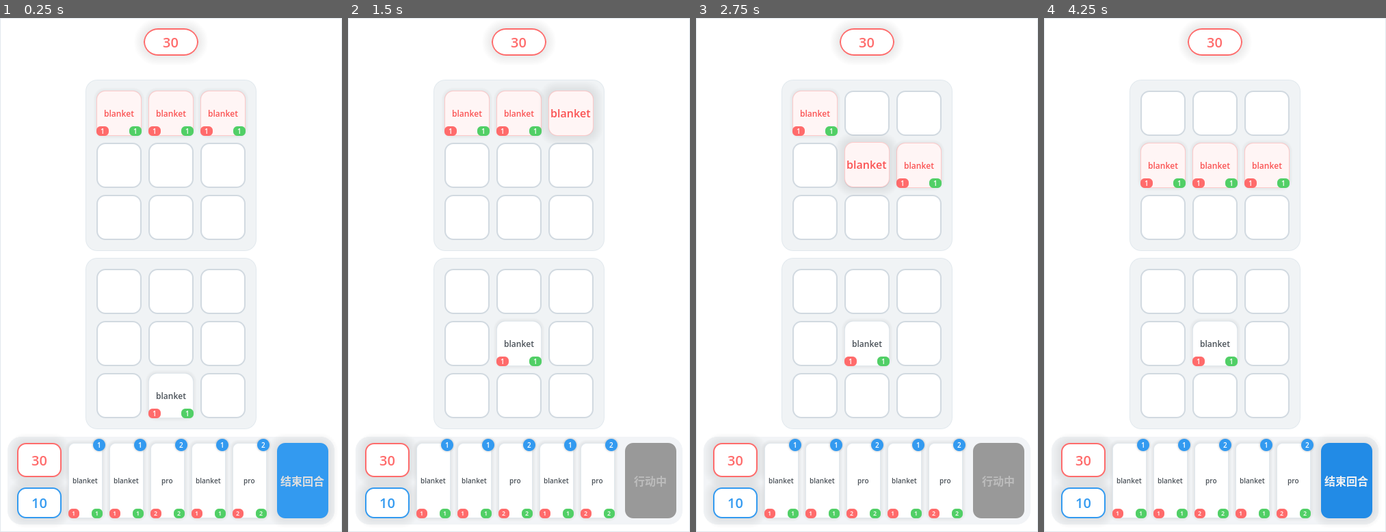
Above: before the commit, frames 1-4 (left to right).
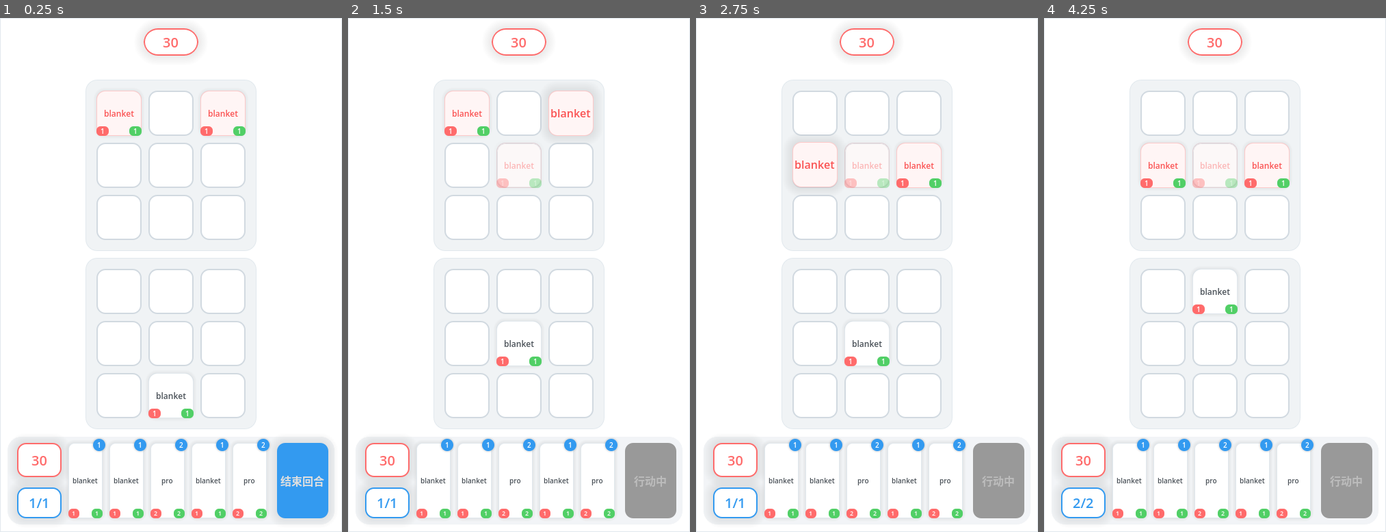
Above: after the commit, the same moments.

Repository: 0verDay/nsoc
Game: Godot game, scene res://scenes/Main.tscn
The game is run twice, just before and just after one commit, with the same random seed, the same clock (stepped at 60 frames per second) and the same inputs.
Inputs (mouse positions are in pixels of both pictures, inside the frame that each line leads up to):
- Up to frame 1 (0.25 s): no input
- Up to frame 2 (1.5 s): click "结束回合" at 0.5 s; tap Enter at 1.25 s; move the mouse to (594, 249) at 1.27 s
- Up to frame 3 (2.75 s): move the mouse to (798, 300) at 2.02 s
- Up to frame 4 (4.25 s): move the mouse to (1249, 161) at 2.77 s; click (1344, 480) at 3.5 s, where only the run after the commit has a clickable "结束回合"

The runs differ from the first frame. In frame 1, 0.3% of the frame differs, in the area x 8-57%, y 14-96%; in frame 2, 0.5%; in frame 3, 0.9%; in frame 4, 3.0%, in the area x 8-96%, y 24-98%.

Commit message:
update dev_gd
完成了MVP版

Diff:
--- a/dev_gd/nsoc/data/test_card.json
+++ b/dev_gd/nsoc/data/test_card.json
@@ -1,18 +1,18 @@
 [
   {
-    "name": "blanket",
-    "type": "单位",
-    "cost": 1,
-    "health": 1,
-    "attack": 1,
-    "count": 5
+	"name": "blanket",
+	"type": "单位",
+	"cost": 1,
+	"health": 1,
+	"attack": 1,
+	"count": 5
   },
   {
-    "name": "pro",
-    "type": "单位",
-    "cost": 2,
-    "health": 2,
-    "attack": 2,
-    "count": 3
+	"name": "pro",
+	"type": "单位",
+	"cost": 2,
+	"health": 2,
+	"attack": 2,
+	"count": 3
   }
 ]
--- a/dev_gd/nsoc/data/test_hero.json
+++ b/dev_gd/nsoc/data/test_hero.json
@@ -1,8 +1,8 @@
 {
   "player": {
-    "health": 30
+	"health": 30
   },
   "enemy": {
-    "health": 30
+	"health": 30
   }
 }
--- a/dev_gd/nsoc/data/test_level.json
+++ b/dev_gd/nsoc/data/test_level.json
@@ -1,28 +1,33 @@
 {
   "initial_units": [
-    {
-      "name": "blanket",
-      "faction": 1,
-      "positions": [
-        { "row": 0, "col": 0 },
-        { "row": 0, "col": 1 },
-        { "row": 0, "col": 2 }
-      ]
-    },
-    {
-      "name": "blanket",
-      "faction": 0,
-      "positions": [
-        { "row": 5, "col": 1 }
-      ]
-    }
+	{
+	  "name": "blanket",
+	  "faction": 1,
+	  "positions": [
+		{ "row": 0, "col": 0 },
+		{ "row": 0, "col": 2 }
+	  ]
+	},
+	{
+	  "name": "blanket",
+	  "faction": 0,
+	  "positions": [
+		{ "row": 5, "col": 1 }
+	  ]
+	}
   ],
   "spawners": [
-    {
-      "name": "blanket",
-      "faction": 1,
-      "position": { "row": 1, "col": 1 },
-      "interval": 2
-    }
+	{
+	  "name": "blanket",
+	  "faction": 1,
+	  "position": { "row": 1, "col": 1 },
+	  "interval": 2
+	},
+	{
+	  "name": "pro",
+	  "faction": 1,
+	  "position": { "row": 0, "col": 1 },
+	  "interval": 3
+	}
   ]
 }
--- a/dev_gd/nsoc/project.godot
+++ b/dev_gd/nsoc/project.godot
@@ -20,6 +20,12 @@
 window/size/viewport_width=500
 window/size/viewport_height=750
 window/stretch/mode="canvas_items"
+window/stretch/aspect="expand"
+window/handheld/orientation="portrait"
+
+[input_devices]
+
+pointing/emulate_touch_from_mouse=true
 
 [physics]
 
@@ -28,3 +34,4 @@
 [rendering]
 
 rendering_device/driver.windows="d3d12"
+textures/vram_compression/import_etc2_astc=true
--- a/dev_gd/nsoc/scenes/Main.tscn
+++ b/dev_gd/nsoc/scenes/Main.tscn
@@ -1,8 +1,8 @@
-[gd_scene load_steps=2 format=3]
+[gd_scene format=3 uid="uid://lwjsappnycks"]
 
-[ext_resource type="Script" path="res://scripts/main.gd" id="1_m5jxw"]
+[ext_resource type="Script" uid="uid://d2h36dq3c0iij" path="res://scripts/main.gd" id="1_m5jxw"]
 
-[node name="Main" type="Control"]
+[node name="Main" type="Control" unique_id=801146258]
 layout_mode = 3
 anchors_preset = 15
 anchor_right = 1.0
@@ -11,7 +11,7 @@
 grow_vertical = 2
 script = ExtResource("1_m5jxw")
 
-[node name="Bg" type="Panel" parent="."]
+[node name="Bg" type="Panel" parent="." unique_id=713701461]
 layout_mode = 1
 anchors_preset = 15
 anchor_right = 1.0
@@ -19,14 +19,18 @@
 grow_horizontal = 2
 grow_vertical = 2
 
-[node name="EnemyHpPnl" type="Panel" parent="."]
-layout_mode = 0
-offset_left = 210.0
+[node name="EnemyHpPnl" type="Panel" parent="." unique_id=1348457210]
+layout_mode = 1
+anchors_preset = 5
+anchor_left = 0.5
+anchor_right = 0.5
+offset_left = -40.0
 offset_top = 15.0
-offset_right = 290.0
+offset_right = 40.0
 offset_bottom = 55.0
+grow_horizontal = 2
 
-[node name="EnemyHealthLabel" type="Label" parent="EnemyHpPnl"]
+[node name="EnemyHealthLabel" type="Label" parent="EnemyHpPnl" unique_id=1092376193]
 layout_mode = 1
 anchors_preset = 15
 anchor_right = 1.0
@@ -39,14 +43,18 @@
 horizontal_alignment = 1
 vertical_alignment = 1
 
-[node name="TopGridBg" type="Panel" parent="."]
-layout_mode = 0
-offset_left = 125.0
+[node name="TopGridBg" type="Panel" parent="." unique_id=1039800972]
+layout_mode = 1
+anchors_preset = 5
+anchor_left = 0.5
+anchor_right = 0.5
+offset_left = -125.0
 offset_top = 90.0
-offset_right = 375.0
+offset_right = 125.0
 offset_bottom = 340.0
+grow_horizontal = 2
 
-[node name="TopGrid" type="GridContainer" parent="TopGridBg"]
+[node name="TopGrid" type="GridContainer" parent="TopGridBg" unique_id=2017633900]
 layout_mode = 1
 anchors_preset = 8
 anchor_left = 0.5
@@ -63,14 +71,18 @@
 theme_override_constants/v_separation = 10
 columns = 3
 
-[node name="BottomGridBg" type="Panel" parent="."]
-layout_mode = 0
-offset_left = 125.0
+[node name="BottomGridBg" type="Panel" parent="." unique_id=197458544]
+layout_mode = 1
+anchors_preset = 5
+anchor_left = 0.5
+anchor_right = 0.5
+offset_left = -125.0
 offset_top = 350.0
-offset_right = 375.0
+offset_right = 125.0
 offset_bottom = 600.0
+grow_horizontal = 2
 
-[node name="BottomGrid" type="GridContainer" parent="BottomGridBg"]
+[node name="BottomGrid" type="GridContainer" parent="BottomGridBg" unique_id=1284809393]
 layout_mode = 1
 anchors_preset = 8
 anchor_left = 0.5
@@ -87,21 +99,28 @@
 theme_override_constants/v_separation = 10
 columns = 3
 
-[node name="BottomBar" type="Panel" parent="."]
-layout_mode = 0
-offset_left = 10.0
-offset_top = 610.0
-offset_right = 490.0
-offset_bottom = 740.0
+[node name="BottomBar" type="Panel" parent="." unique_id=149762453]
+layout_mode = 1
+anchors_preset = 7
+anchor_left = 0.5
+anchor_top = 1.0
+anchor_right = 0.5
+anchor_bottom = 1.0
+offset_left = -240.0
+offset_top = -140.0
+offset_right = 240.0
+offset_bottom = -10.0
+grow_horizontal = 2
+grow_vertical = 0
 
-[node name="PHpPnl" type="Panel" parent="BottomBar"]
+[node name="PHpPnl" type="Panel" parent="BottomBar" unique_id=2043617128]
 layout_mode = 0
 offset_left = 15.0
 offset_top = 10.0
 offset_right = 80.0
 offset_bottom = 60.0
 
-[node name="PlayerHealthLabel" type="Label" parent="BottomBar/PHpPnl"]
+[node name="PlayerHealthLabel" type="Label" parent="BottomBar/PHpPnl" unique_id=2079591640]
 layout_mode = 1
 anchors_preset = 15
 anchor_right = 1.0
@@ -114,14 +133,14 @@
 horizontal_alignment = 1
 vertical_alignment = 1
 
-[node name="ManaPnl" type="Panel" parent="BottomBar"]
+[node name="ManaPnl" type="Panel" parent="BottomBar" unique_id=613423958]
 layout_mode = 0
 offset_left = 15.0
 offset_top = 75.0
 offset_right = 80.0
 offset_bottom = 120.0
 
-[node name="ManaLabel" type="Label" parent="BottomBar/ManaPnl"]
+[node name="ManaLabel" type="Label" parent="BottomBar/ManaPnl" unique_id=302280237]
 layout_mode = 1
 anchors_preset = 15
 anchor_right = 1.0
@@ -134,7 +153,7 @@
 horizontal_alignment = 1
 vertical_alignment = 1
 
-[node name="HandClip" type="Control" parent="BottomBar"]
+[node name="HandClip" type="Control" parent="BottomBar" unique_id=1162785072]
 layout_mode = 1
 anchors_preset = 0
 offset_left = 90.0
@@ -142,7 +161,7 @@
 offset_right = 380.0
 offset_bottom = 120.0
 
-[node name="HandContainer" type="HBoxContainer" parent="BottomBar/HandClip"]
+[node name="HandContainer" type="HBoxContainer" parent="BottomBar/HandClip" unique_id=350133975]
 layout_mode = 1
 anchors_preset = 15
 anchor_right = 1.0
@@ -152,7 +171,7 @@
 theme_override_constants/separation = 10
 alignment = 1
 
-[node name="EndTurnBtn" type="Button" parent="BottomBar"]
+[node name="EndTurnBtn" type="Button" parent="BottomBar" unique_id=337214859]
 layout_mode = 0
 offset_left = 395.0
 offset_top = 10.0
--- a/dev_gd/nsoc/scripts/cell.gd
+++ b/dev_gd/nsoc/scripts/cell.gd
@@ -88,6 +88,9 @@
 	inner_panel.scale = Vector2.ONE
 	inner_panel.modulate.a = 1.0
 
+	if get_tree() and get_tree().current_scene and get_tree().current_scene.has_method("update_phantoms"):
+		get_tree().current_scene.update_phantoms()
+
 func play_damage_effect():
 	inner_panel.self_modulate = Color("#ffc9c9") if is_enemy else Color("#ffe3e3")
 	if get_tree():
--- a/dev_gd/nsoc/scripts/main.gd
+++ b/dev_gd/nsoc/scripts/main.gd
@@ -1,8 +1,9 @@
 extends Control
 
 const MIN_HAND_SIZE = 5
-const MAX_MANA = 10
-var current_mana = 10
+const MAX_MANA_CAP = 10
+var max_mana = 1
+var current_mana = 1
 var card_counter = 1
 
 var player_health = 30
@@ -56,6 +57,7 @@
 	_init_units()
 	update_phantoms()
 	ensure_min_hand_size()
+	update_mana()
 	end_turn_btn.pressed.connect(_on_end_turn_pressed)
 
 func _load_game_data():
@@ -194,16 +196,20 @@
 		tween.tween_property(pnl, "self_modulate", Color.WHITE, 0.5)
 
 func update_mana():
-	mana_label.text = str(current_mana)
+	mana_label.text = str(current_mana) + "/" + str(max_mana)
 
 func _on_end_turn_pressed():
 	end_turn_btn.disabled = true
 	end_turn_btn.text = "行动中"
-	current_mana = MAX_MANA
-	update_mana()
 	is_action_running = true
 	await run_turn_sequence()
 	is_action_running = false
+
+	if max_mana < MAX_MANA_CAP:
+		max_mana += 1
+	current_mana = max_mana
+	update_mana()
+
 	end_turn_btn.disabled = false
 	end_turn_btn.text = "结束回合"
 
Not shown, changed: dev_gd/nsoc/export_presets.cfg
